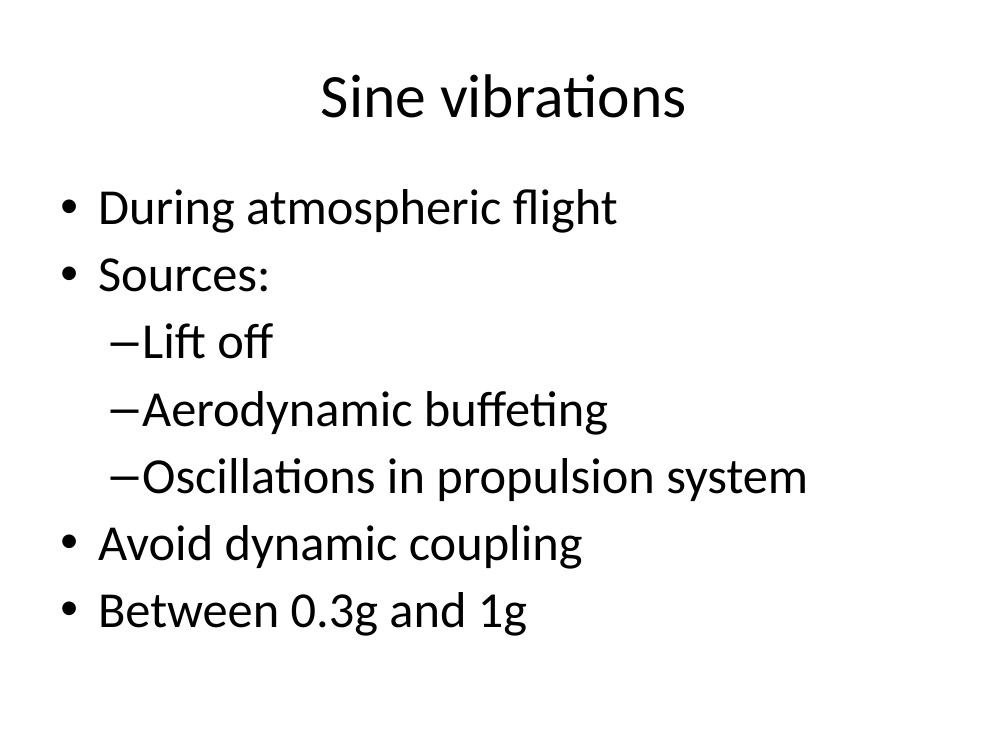
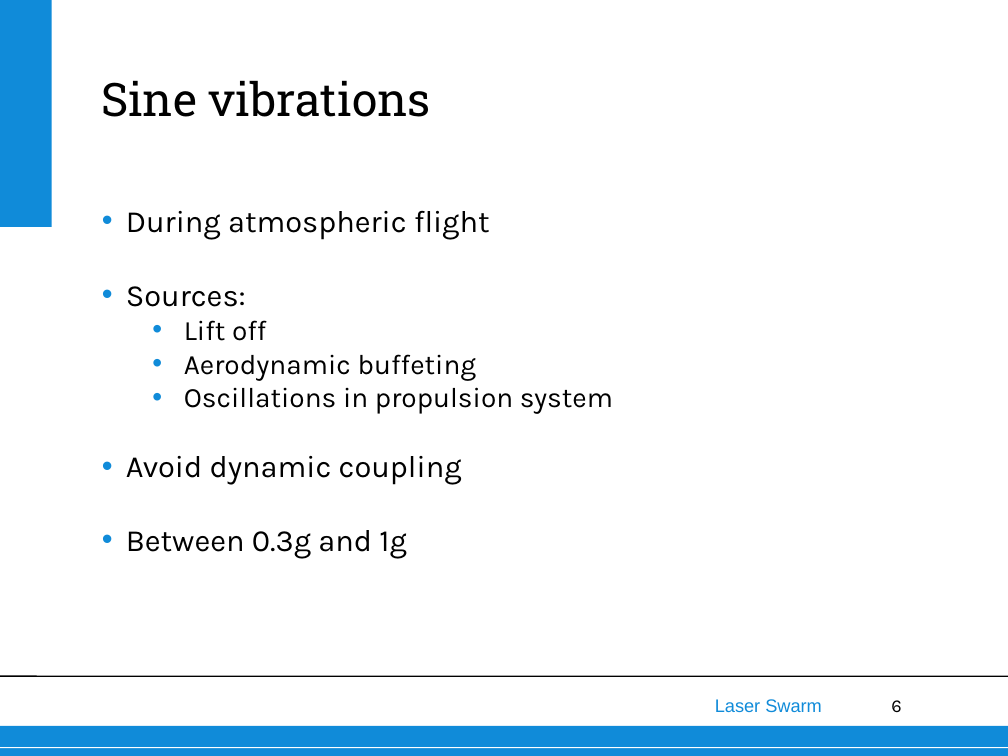
Before and after one commit to thewisenerd/laser-swarm, a slide deck: slide 6 of finalPresentation/subsections/Launch loads.ppt. Drawn at 1008x756 pixels with LibreOffice and Linux fonts; fonts in the diff are those of the drawing; background and template pictures are left out. Boxes give left, top, right and bottom in pixels: in the first picture for what was removed or moved away, otherwise in the second. Text is boxed around its words. In the diff, an @@ line names an element or a change of style, - is before the commit and + after.

```diff
--- a/finalPresentation/subsections/Launch loads.ppt
+++ b/finalPresentation/subsections/Launch loads.ppt
@@ rectangle added at bbox=[0, 0, 51, 227], fill #108BD9 @@
@@ text "Sine vibrations": place and size @@
-text "Sine vibrations" at bbox=[321, 74, 687, 118]
+text "Sine vibrations" at bbox=[101, 80, 431, 117]
@@ text "Sine vibrations" at bbox=[101, 80, 431, 117]: size 44 to 33 pt, font Calibri to Roboto Slab; alignment centre to left; indent changed; vertical alignment middle to bottom @@
@@ text "During atmospheric flight": place and size @@
-text "During atmospheric flight" at bbox=[98, 189, 808, 636]
+text "During atmospheric flight" at bbox=[126, 211, 613, 559]
@@ text "During atmospheric flight" at bbox=[126, 211, 613, 559]: size 36 to 22 pt in "During atmospheric flight", "Sources:", "Avoid dynamic coupling", "Between 0.3g and 1g"; font Calibri to Karla; size 36 to 20 pt in "Lift off", "Aerodynamic buffeting", "Oscillations in propulsion system"; indent changed; line spacing 0.9 to 1; less space between paragraphs; bullet colour #000000 to #108BD9; bullet – to • @@
@@ line added from (0, 676) to (1008, 676), #000000 0.99 pt @@
@@ text added at bbox=[715, 699, 822, 712], 13 pt, text #108BD9 @@
+Laser Swarm
@@ page number added at bbox=[891, 700, 901, 712], 13 pt, text #000000 @@
+6
@@ rectangle added at bbox=[0, 726, 1008, 756], fill #108BD9 @@
@@ line added from (0, 748) to (1008, 748), #FFFFFF 0.74 pt @@
```
Also in this commit, not shown: 7 other slides changed, 1 other file.
